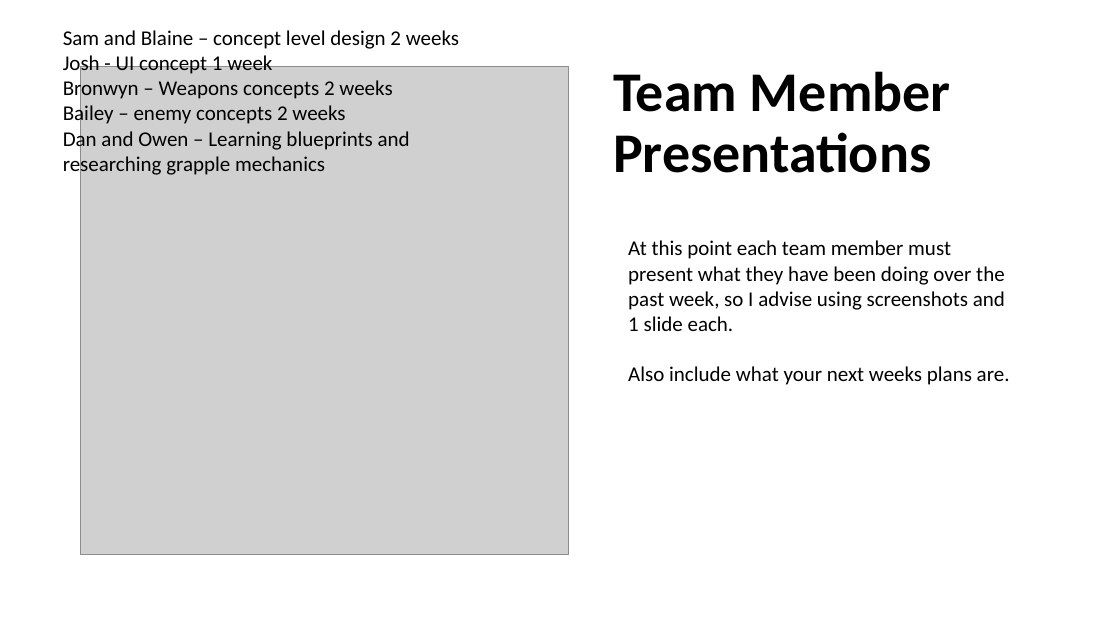
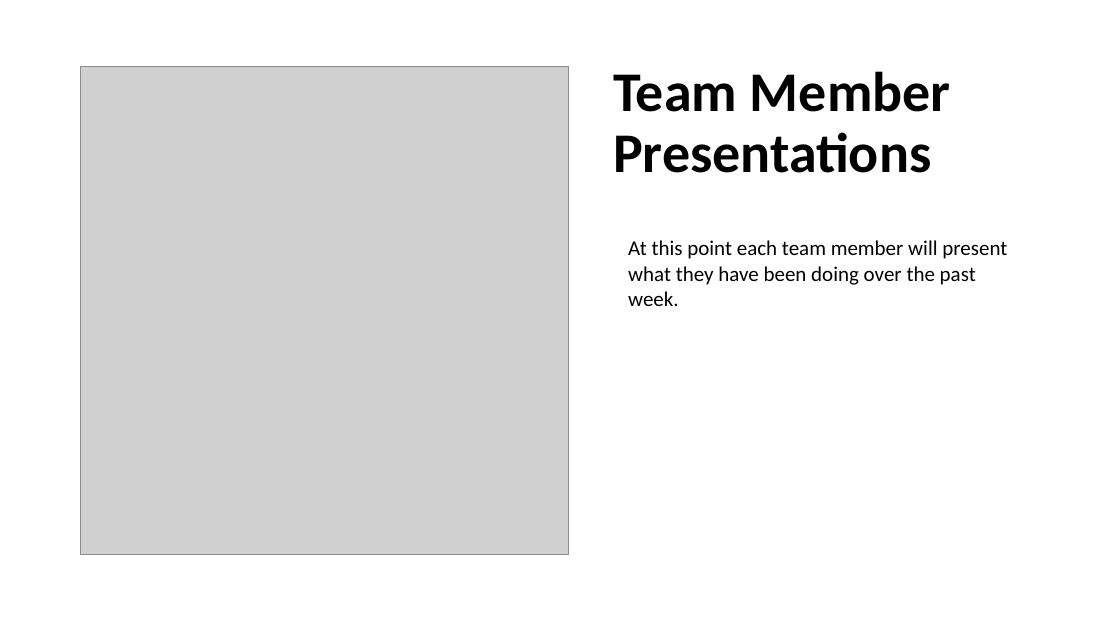
Before and after one commit to Toby-Withers/GSP-Team-B, a slide deck: slide 3 of Weekly Report 1.pptx (slide 5 before the commit). Drawn at 1120x630 pixels with LibreOffice and Linux fonts; fonts in the diff are those of the drawing; grey boxes stand for pictures. Boxes give left, top, right and bottom in pixels: in the first picture for what was removed or moved away, otherwise in the second. Text is boxed around its words. In the diff, an @@ line names an element or a change of style, - is before the commit and + after.

```diff
--- a/Weekly Report 1.pptx
+++ b/Weekly Report 1.pptx
@@ text removed at (x1=63, y1=30, x2=459, y2=177) @@
-Sam and Blaine – concept level design 2 weeks
-Josh - UI concept 1 week
-Bronwyn – Weapons concepts 2 weeks
-Bailey – enemy concepts 2 weeks
-Dan and Owen – Learning blueprints and researching grapple mechanics
@@ text at (x1=628, y1=240, x2=1007, y2=306): text changed @@
-At this point each team member must present what they have been doing over the past week, so I advise using screenshots and 1 slide each.
-Also include what your next weeks plans are.
+At this point each team member will present what they have been doing over the past week.
```
Also in this commit, not shown: 1 other slide changed, 11 slides added, 5 slides removed, 3 other files.
